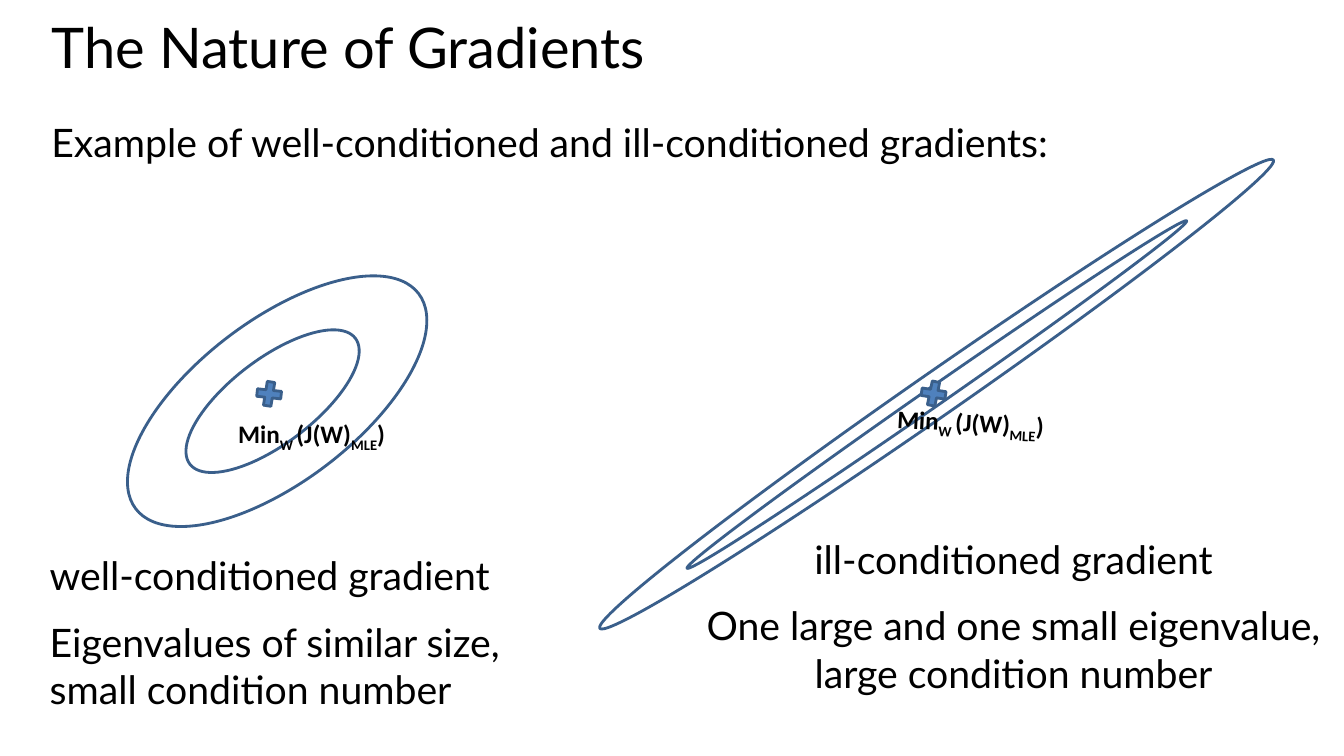
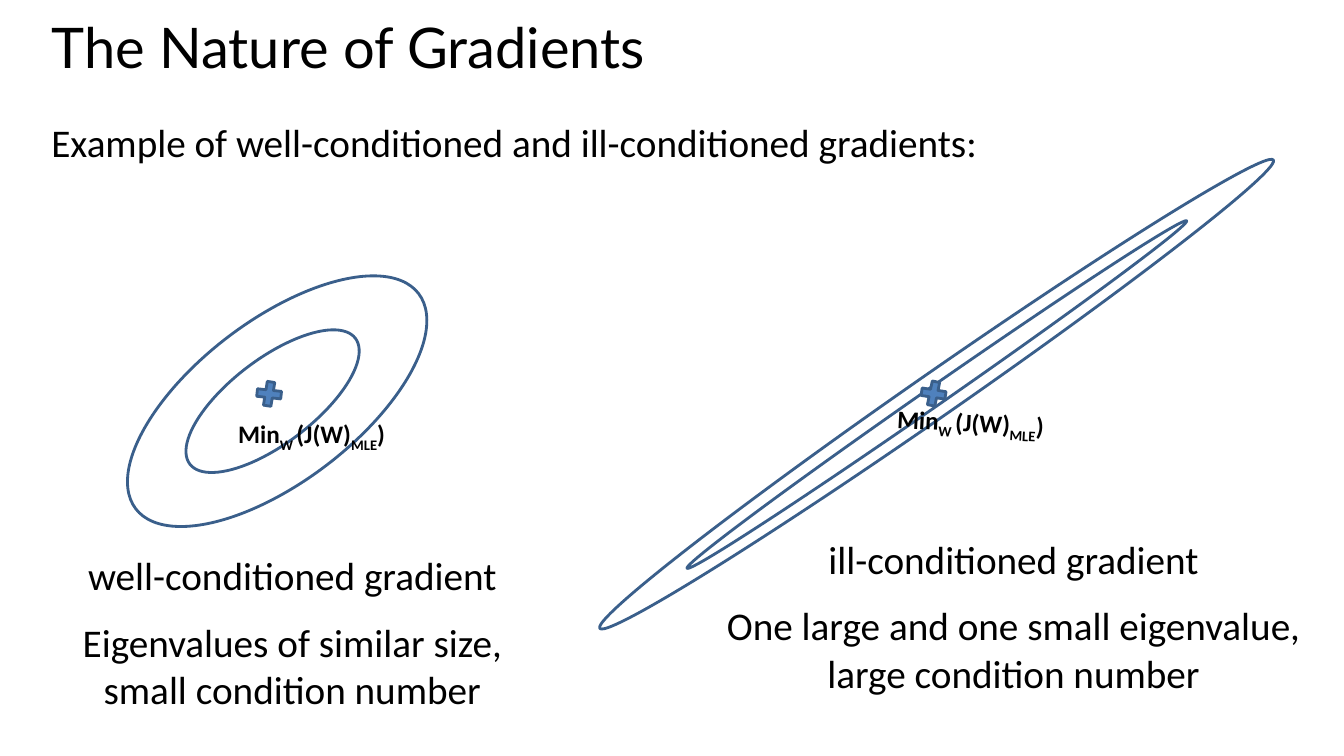
Before and after one commit to StephenElston/CSCI-E25, a slide deck: slide 25 of SupplementaryMaterial/OptimizationForDeepLearning.pptx. Drawn at 1344x756 pixels with LibreOffice and Linux fonts; fonts in the diff are those of the drawing. Boxes give left, top, right and bottom in pixels: in the first picture for what was removed or moved away, otherwise in the second. Text is boxed around its words. In the diff, an @@ line names an element or a change of style, - is before the commit and + after.

```diff
--- a/SupplementaryMaterial/OptimizationForDeepLearning.pptx
+++ b/SupplementaryMaterial/OptimizationForDeepLearning.pptx
@@ text "Example of well-conditioned and ill-conditioned ..." at box(51, 129, 977, 164): font Lato to Calibri @@
@@ text "ill-conditioned gradient" at box(727, 546, 1300, 695): font Lato to Calibri @@
@@ text "well-conditioned gradient" at box(83, 562, 502, 705): font Lato to Calibri; alignment left to centre @@
```
Also in this commit, not shown: 23 other slides changed.
